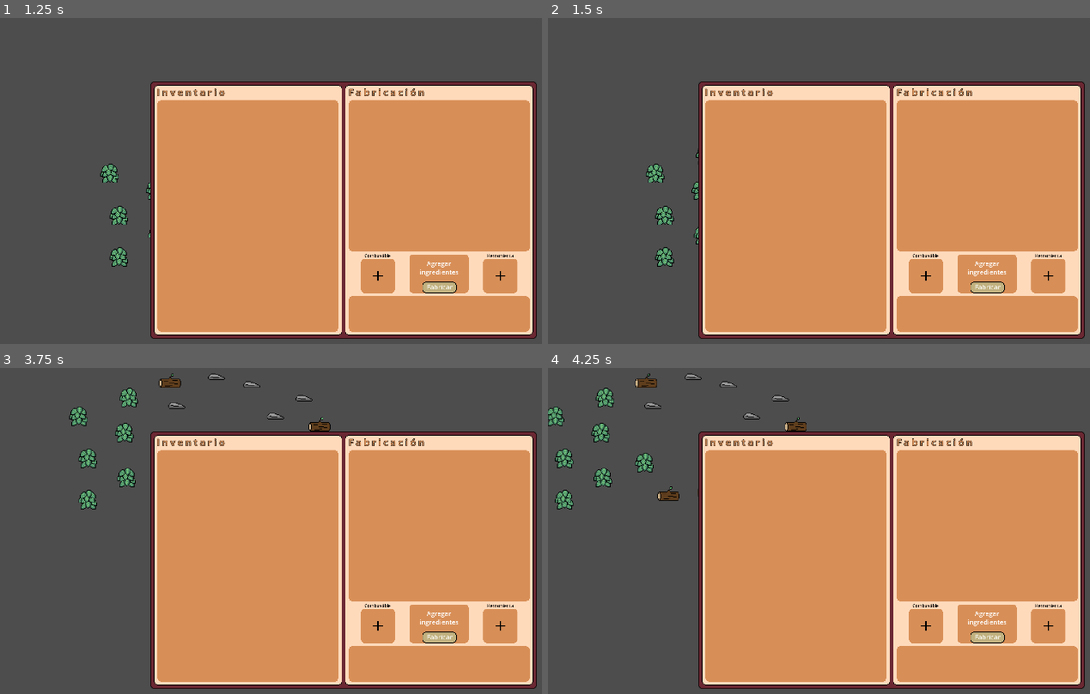
Above: before the commit, frames 1-4 (two rows, left to right).
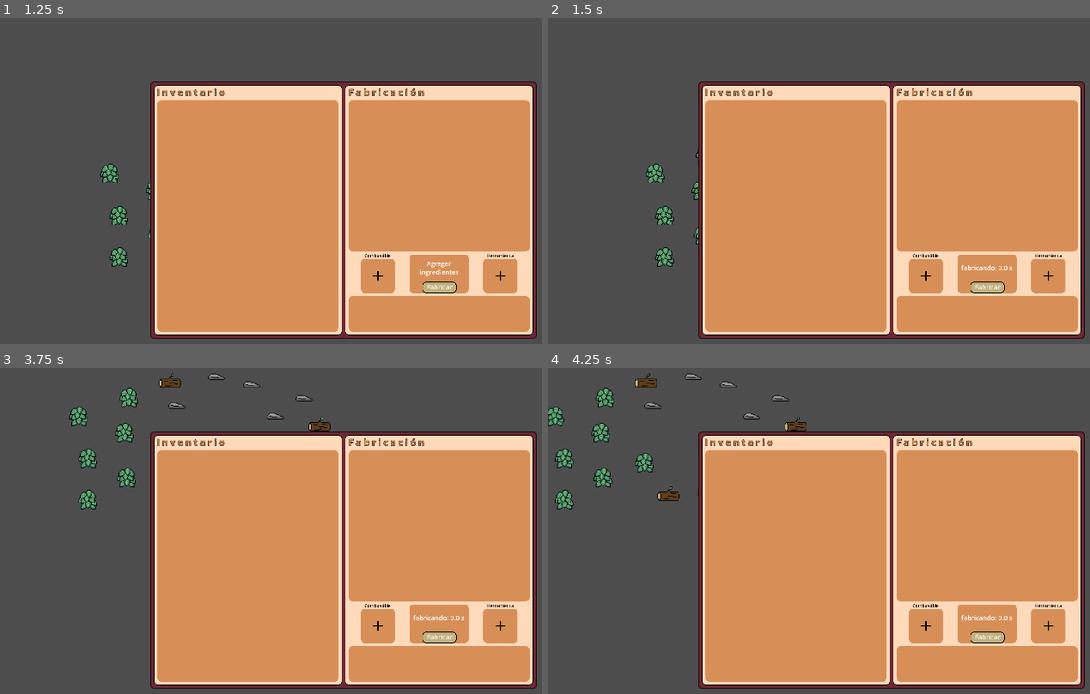
Above: after the commit, the same moments.

Repository: MarcosGomez66/isla_solitaria
Game: Godot game, scene res://scenes/testscene.tscn
Two runs of this game, one before a commit and one after it. Both use one fixed random seed, a clock stepped at 60 frames per second and the inputs below.
Inputs (mouse positions are in pixels of both pictures, inside the frame that each line leads up to):
- Up to frame 1 (1.25 s): tap Enter at 0.5 s; hold D (move_right) from 0.53 s (still down); hold R (craft) from 0.53 s (still down)
- Up to frame 2 (1.5 s): release D (move_right) at 1.25 s; release R (craft) at 1.25 s; click "Fabricar" at 1.25 s
- Up to frame 3 (3.75 s): click (379, 625) at 2.02 s; tap Space at 2.75 s; hold S (move_down) 2.78-3.53 s; tap R (craft) at 2.85 s; hold D (move_right) from 3.53 s (still down); hold R (craft) from 3.53 s (still down); tap F (interact) at 3.6 s
- Up to frame 4 (4.25 s): keep holding D (move_right); keep holding R (craft)

Frame 1 is identical in both runs. In frame 2, 0.2% of the frame differs, in the area x 76-86%, y 74-80%; in frame 3, 0.2%; in frame 4, 0.2%.
Error after the commit: Invalid access to property or key 'ingredients' on a base object of type 'Nil'. (res://scripts/ui-ux/craft_manager.gd:108)

Commit message:
agregar craft_manager.gd para manejar el codigo de crafteo

Diff:
--- a/project.godot
+++ b/project.godot
@@ -18,6 +18,7 @@
 [autoload]
 
 Inv_manager="*res://scripts/ui-ux/inventory_manager.gd"
+Cra_manager="*res://scripts/ui-ux/craft_manager.gd"
 
 [display]
 
--- /dev/null
+++ b/resources/recipes/improvised_axe_recipe.tres
@@ -0,0 +1,41 @@
+[gd_resource type="Resource" script_class="Recipe" load_steps=11 format=3 uid="uid://bxim0rao3kfwl"]
+
+[ext_resource type="Script" uid="uid://but1bxsgvqxnn" path="res://scripts/Stack.gd" id="1_vf400"]
+[ext_resource type="Script" uid="uid://bllt04i5isqqk" path="res://scripts/Recipe.gd" id="2_7fhwb"]
+[ext_resource type="Resource" uid="uid://cpd0xorqjg1xt" path="res://resources/items/resource/wood.tres" id="2_505bt"]
+[ext_resource type="Resource" uid="uid://cp8qs2w7yd1gm" path="res://resources/items/resource/stone.tres" id="3_84kv7"]
+[ext_resource type="Resource" uid="uid://b07pwbmdb3o1s" path="res://resources/items/primary/rope.tres" id="4_0iwm5"]
+[ext_resource type="Resource" uid="uid://cxoifbup5pr3w" path="res://resources/items/primary/improvised_axe.tres" id="5_v72jv"]
+
+[sub_resource type="Resource" id="Resource_0iwm5"]
+script = ExtResource("1_vf400")
+item_data = ExtResource("2_505bt")
+count = 1
+metadata/_custom_type_script = "uid://but1bxsgvqxnn"
+
+[sub_resource type="Resource" id="Resource_v72jv"]
+script = ExtResource("1_vf400")
+item_data = ExtResource("3_84kv7")
+count = 1
+metadata/_custom_type_script = "uid://but1bxsgvqxnn"
+
+[sub_resource type="Resource" id="Resource_rdhui"]
+script = ExtResource("1_vf400")
+item_data = ExtResource("4_0iwm5")
+count = 1
+metadata/_custom_type_script = "uid://but1bxsgvqxnn"
+
+[sub_resource type="Resource" id="Resource_kks5y"]
+script = ExtResource("1_vf400")
+item_data = ExtResource("5_v72jv")
+count = 1
+metadata/_custom_type_script = "uid://but1bxsgvqxnn"
+
+[resource]
+script = ExtResource("2_7fhwb")
+ingredients = Array[ExtResource("1_vf400")]([SubResource("Resource_0iwm5"), SubResource("Resource_v72jv"), SubResource("Resource_rdhui")])
+result = SubResource("Resource_kks5y")
+fuel_req = "none"
+tool_req = "none"
+craft_time = 5.0
+metadata/_custom_type_script = "uid://bllt04i5isqqk"
--- /dev/null
+++ b/resources/recipes/improvised_knife_recipe.tres
@@ -0,0 +1,34 @@
+[gd_resource type="Resource" script_class="Recipe" load_steps=9 format=3 uid="uid://dsg7d1jr7425w"]
+
+[ext_resource type="Script" uid="uid://but1bxsgvqxnn" path="res://scripts/Stack.gd" id="1_c17qd"]
+[ext_resource type="Resource" uid="uid://cp8qs2w7yd1gm" path="res://resources/items/resource/stone.tres" id="2_shimn"]
+[ext_resource type="Script" uid="uid://bllt04i5isqqk" path="res://scripts/Recipe.gd" id="2_yhyg3"]
+[ext_resource type="Resource" uid="uid://b07pwbmdb3o1s" path="res://resources/items/primary/rope.tres" id="3_5fo6g"]
+[ext_resource type="Resource" uid="uid://b5510mrul28w" path="res://resources/items/primary/improvised_knife.tres" id="4_1e83e"]
+
+[sub_resource type="Resource" id="Resource_nl0g1"]
+script = ExtResource("1_c17qd")
+item_data = ExtResource("2_shimn")
+count = 1
+metadata/_custom_type_script = "uid://but1bxsgvqxnn"
+
+[sub_resource type="Resource" id="Resource_rgl4i"]
+script = ExtResource("1_c17qd")
+item_data = ExtResource("3_5fo6g")
+count = 1
+metadata/_custom_type_script = "uid://but1bxsgvqxnn"
+
+[sub_resource type="Resource" id="Resource_du18p"]
+script = ExtResource("1_c17qd")
+item_data = ExtResource("4_1e83e")
+count = 1
+metadata/_custom_type_script = "uid://but1bxsgvqxnn"
+
+[resource]
+script = ExtResource("2_yhyg3")
+ingredients = Array[ExtResource("1_c17qd")]([SubResource("Resource_nl0g1"), SubResource("Resource_rgl4i")])
+result = SubResource("Resource_du18p")
+fuel_req = "none"
+tool_req = "none"
+craft_time = 5.0
+metadata/_custom_type_script = "uid://bllt04i5isqqk"
--- /dev/null
+++ b/resources/recipes/improvised_pic_recipe.tres
@@ -0,0 +1,41 @@
+[gd_resource type="Resource" script_class="Recipe" load_steps=11 format=3 uid="uid://dbx85ooyr2prx"]
+
+[ext_resource type="Script" uid="uid://but1bxsgvqxnn" path="res://scripts/Stack.gd" id="1_e8ab1"]
+[ext_resource type="Resource" uid="uid://cpd0xorqjg1xt" path="res://resources/items/resource/wood.tres" id="2_ykh02"]
+[ext_resource type="Resource" uid="uid://cp8qs2w7yd1gm" path="res://resources/items/resource/stone.tres" id="3_qxgle"]
+[ext_resource type="Resource" uid="uid://b07pwbmdb3o1s" path="res://resources/items/primary/rope.tres" id="4_5cdpf"]
+[ext_resource type="Resource" uid="uid://b3ncipi7ahati" path="res://resources/items/primary/improvised_pic.tres" id="5_i51h1"]
+[ext_resource type="Script" uid="uid://bllt04i5isqqk" path="res://scripts/Recipe.gd" id="6_yj6rt"]
+
+[sub_resource type="Resource" id="Resource_22m2q"]
+script = ExtResource("1_e8ab1")
+item_data = ExtResource("2_ykh02")
+count = 1
+metadata/_custom_type_script = "uid://but1bxsgvqxnn"
+
+[sub_resource type="Resource" id="Resource_s1ibx"]
+script = ExtResource("1_e8ab1")
+item_data = ExtResource("3_qxgle")
+count = 1
+metadata/_custom_type_script = "uid://but1bxsgvqxnn"
+
+[sub_resource type="Resource" id="Resource_33pe5"]
+script = ExtResource("1_e8ab1")
+item_data = ExtResource("4_5cdpf")
+count = 2
+metadata/_custom_type_script = "uid://but1bxsgvqxnn"
+
+[sub_resource type="Resource" id="Resource_v1ach"]
+script = ExtResource("1_e8ab1")
+item_data = ExtResource("5_i51h1")
+count = 1
+metadata/_custom_type_script = "uid://but1bxsgvqxnn"
+
+[resource]
+script = ExtResource("6_yj6rt")
+ingredients = Array[ExtResource("1_e8ab1")]([SubResource("Resource_22m2q"), SubResource("Resource_s1ibx"), SubResource("Resource_33pe5")])
+result = SubResource("Resource_v1ach")
+fuel_req = "none"
+tool_req = "none"
+craft_time = 5.0
+metadata/_custom_type_script = "uid://bllt04i5isqqk"
--- a/resources/recipes/rope_recipe.tres
+++ b/resources/recipes/rope_recipe.tres
@@ -1,8 +1,27 @@
-[gd_resource type="Resource" script_class="Recipe" load_steps=3 format=3 uid="uid://bhplg0bxlfgg0"]
+[gd_resource type="Resource" script_class="Recipe" load_steps=7 format=3 uid="uid://bhplg0bxlfgg0"]
 
 [ext_resource type="Script" uid="uid://but1bxsgvqxnn" path="res://scripts/Stack.gd" id="1_0x438"]
 [ext_resource type="Script" uid="uid://bllt04i5isqqk" path="res://scripts/Recipe.gd" id="2_11hlu"]
+[ext_resource type="Resource" uid="uid://dolejs63jiwjr" path="res://resources/items/resource/leaves.tres" id="2_w5lux"]
+[ext_resource type="Resource" uid="uid://b07pwbmdb3o1s" path="res://resources/items/primary/rope.tres" id="3_w5lux"]
+
+[sub_resource type="Resource" id="Resource_fauyy"]
+script = ExtResource("1_0x438")
+item_data = ExtResource("2_w5lux")
+count = 5
+metadata/_custom_type_script = "uid://but1bxsgvqxnn"
+
+[sub_resource type="Resource" id="Resource_nd4dv"]
+script = ExtResource("1_0x438")
+item_data = ExtResource("3_w5lux")
+count = 1
+metadata/_custom_type_script = "uid://but1bxsgvqxnn"
 
 [resource]
 script = ExtResource("2_11hlu")
+ingredients = Array[ExtResource("1_0x438")]([SubResource("Resource_fauyy")])
+result = SubResource("Resource_nd4dv")
+fuel_req = "none"
+tool_req = "none"
+craft_time = 3.0
 metadata/_custom_type_script = "uid://bllt04i5isqqk"
--- a/scripts/Recipe.gd
+++ b/scripts/Recipe.gd
@@ -1,9 +1,8 @@
 extends Resource
 class_name Recipe
 
-@export var ingredients: Array[InventoryItem]
-@export var result: ItemData
-@export var result_count: int
+@export var ingredients: Array[Stack]
+@export var result: Stack
 @export var fuel_req: String
 @export var tool_req: String
 @export var craft_time: float = 1.0
--- a/scripts/Stack.gd
+++ b/scripts/Stack.gd
@@ -4,6 +4,6 @@
 @export var item_data: ItemData
 @export var count: int
 
-func _init(data: ItemData, amount: int) -> void:
-	item_data = data
-	count = amount
+#func _init(data: ItemData, amount: int) -> void:
+	#item_data = data
+	#count = amount
--- /dev/null
+++ b/scripts/ui-ux/craft_manager.gd
@@ -0,0 +1,119 @@
+extends Panel
+
+signal update_button
+signal start_timer
+
+var _current_recipe = null
+#var output_item = null
+#var current_output_item = null
+var is_crafting := false
+var craft_time := 0.0
+var fuel = 'missing'
+var tool = 'missing'
+
+var hand_recipes: Array
+
+enum craftState {
+	NO_ING,
+	BAD_ING,
+	MISSING_FUEL,
+	MISSING_TOOL,
+	READY,
+	CRAFTING
+}
+
+func get_current_recipe():
+	return _current_recipe
+
+func _ready() -> void:
+	load_recipes()
+	Inv_manager.inventory_changed.connect(check_ingredients)
+
+func _process(delta: float) -> void:
+	if is_crafting:
+		update_button.emit()
+
+func load_recipes():
+	var dir = DirAccess.open("res://resources/recipes")
+
+	for file in dir.get_files():
+		if file.ends_with('.tres'):
+			#print(file)
+			var recipe = load("res://resources/recipes/" + file)
+			print(recipe.result.count)
+			hand_recipes.append(recipe)
+
+func check_ingredients():
+	_current_recipe = null
+	fuel = 'missing'
+	tool = 'missing'
+	for recipe in hand_recipes:
+		var found = compare_ing(Inv_manager.get_ingredients(), recipe.ingredients)
+		if found:
+			_current_recipe = recipe.duplicate(true)
+	# manejo de combustible y herramienta
+	if _current_recipe:
+		fuel = fuel_controller()
+		tool = tool_controller()
+	update_button.emit()
+
+func compare_ing(entry: Array[Stack], recipe: Array[Stack]) -> bool:
+	if entry.size() != recipe.size():
+		return false
+
+	for r in recipe:
+		var found = false
+		for e in entry:
+			if e.item_data.name == r.item_data.name and e.count >= r.count:
+				found = true
+				break
+		if not found:
+			return false
+	return true
+
+func fuel_controller():
+	# por el momento solo retornar done
+	if _current_recipe.fuel_req == 'none':
+		return 'done'
+	return 'missing'
+
+func tool_controller():
+	if _current_recipe.tool_req == 'none':
+		return 'done'
+	return 'missing'
+
+func get_craft_status():
+	if is_crafting:
+		return craftState.CRAFTING
+	if Inv_manager.get_ingredients().is_empty():
+		return craftState.NO_ING
+	if not _current_recipe:
+		return craftState.BAD_ING
+	if fuel_controller() == 'missing':
+		return craftState.MISSING_FUEL
+	if tool_controller() == 'missing':
+		return craftState.MISSING_TOOL
+	return craftState.READY
+
+func on_done_buton_pressed():
+	if is_crafting:
+		return
+	is_crafting = true
+	consume_ingredients()
+	craft_time = _current_recipe.craft_time
+	start_timer.emit()
+
+
+func consume_ingredients():
+	for ing in _current_recipe.ingredients:
+		for ing2 in Inv_manager.get_ingredients():
+			if ing.item_data.name == ing2.item_data.name:
+				ing2.count -= ing.count
+				if ing2.count <= 0:
+					Inv_manager.get_ingredients().erase(ing2)
+
+func on_craftTimer_out():
+	is_crafting = false
+	Inv_manager.add_item_to_inventory(_current_recipe.result.item_data, _current_recipe.result.count)
+	_current_recipe = null
+	check_ingredients()
--- a/scripts/ui-ux/inventory_craft.gd
+++ b/scripts/ui-ux/inventory_craft.gd
@@ -235,10 +235,10 @@
 		},
 	]
 
-func conectar_boton(): #hubicar mejor despues xd
+func conectar_boton(): #ubicar mejor despues xd
 	craft_button.pressed.connect(_on_craft_button_pressed)
 
-func check_recipe():
+func check_recipe(): #1
 	current_recipe = null
 	output_item = null
 	fuel = 'missing'
@@ -260,7 +260,7 @@
 		for i in out_item_container.get_children():
 			i.queue_free()
 
-func compare_ing(entry: Array, recipe: Array):
+func compare_ing(entry: Array, recipe: Array): #2
 	if entry.size() != recipe.size():
 		return false
 	for r in recipe:
@@ -273,13 +273,13 @@
 			return false
 	return true
 
-func fuel_contoller():
+func fuel_contoller(): #3
 	#por el momento solo retornar el estado
 	if output_item['meta']['fuel_req'] == 'none':
 		return 'done'
 	return 'missing'
 
-func tool_contoller():
+func tool_contoller(): #4
 	if output_item['meta']['tool_req'] == 'none':
 		return 'done'
 	return 'missing'
@@ -307,7 +307,7 @@
 			if remaining == 0.0:
 				_on_craftTimer_timeout()
 
-func update_out_item():
+func update_out_item(): #5
 	if output_item:
 		for i in out_item_container.get_children():
 			i.queue_free()
--- a/scripts/ui-ux/inventory_manager.gd
+++ b/scripts/ui-ux/inventory_manager.gd
@@ -30,7 +30,10 @@
 		if _inventory.size() >= max_items:
 			break
 		var new_amount = min(max_stack, amount)
-		_inventory.append(Stack.new(data, new_amount))
+		var stack = Stack.new()
+		stack.item_data = data
+		stack.count = new_amount
+		_inventory.append(stack)
 		amount -= new_amount
 	inventory_changed.emit()
 
@@ -50,7 +53,11 @@
 			inventory_changed.emit()
 			return
 
-	to.append(Stack.new(data.item_data, 1))
+	var stack = Stack.new()
+	stack.item_data = data.item_data
+	stack.count = 1
+
+	to.append(stack)
 	data.count -= 1
 	if data.count <= 0:
 		from.erase(data)
--- a/scripts/ui-ux/inventory_ui.gd
+++ b/scripts/ui-ux/inventory_ui.gd
@@ -2,12 +2,20 @@
 
 @onready var inv_container = $Panel/InvScroll/InvContainer
 @onready var ing_container = $Panel/IngScroll/IngContainer
+
+@onready var done_button = $Panel/DoneButton
+@onready var done_button_info = $Panel/ButtonText
+@onready var out_item_container = $Panel/OutItem
+@onready var craft_timer = $Panel/CraftTimer
 
 @export var item_card_scene: PackedScene
 
 func _ready() -> void:
 	visible = false
 	Inv_manager.inventory_changed.connect(redraw)
+	Cra_manager.update_button.connect(done_button_status)
+	Cra_manager.start_timer.connect(start_timer)
+	done_button.pressed.connect(Cra_manager.on_done_buton_pressed)
 
 func draw_inventory():
 	# se elimina los objetos para no duplicar
@@ -30,6 +38,41 @@
 		card.set_item(i)
 		card.move_pressed.connect(Inv_manager.move_to_inventory)
 
+func draw_output_item():
+	for i in out_item_container.get_children():
+		i.queue_free()
+	if Cra_manager.get_current_recipe():
+		var card = item_card_scene.instantiate()
+		out_item_container.add_child(card)
+		card.set_item(Cra_manager.get_current_recipe().result)
+
+func done_button_status():
+	match Cra_manager.get_craft_status():
+		Cra_manager.craftState.NO_ING:
+			done_button.disabled = true
+			done_button_info.text = '↑↑↑ \n Añadir ingredientes'
+		Cra_manager.craftState.BAD_ING:
+			done_button.disabled = true
+			done_button_info.text = '↑↑↑ \n Ingredientes incorrectos'
+		Cra_manager.craftState.MISSING_FUEL:
+			done_button.disabled = true
+			done_button_info.text = '←←← \n Añadir combustible'
+		Cra_manager.craftState.MISSING_TOOL:
+			done_button.disabled = true
+			done_button_info.text = '→→→ \n Añadir herramienta'
+		Cra_manager.craftState.READY:
+			done_button.disabled = false
+			done_button_info.text = '↓↓↓ \n Todo listo'
+		Cra_manager.craftState.CRAFTING:
+			var remaining = craft_timer.time_left
+			done_button_info.text = 'fabricando: %.1f s' % remaining
+			if remaining <= 0.0:
+				Cra_manager.on_craftTimer_out()
+
+func start_timer():
+	craft_timer.start(Cra_manager.craft_time)
+
 func redraw():
 	draw_inventory()
 	draw_ingredients()
+	draw_output_item()
Not shown, added: scripts/ui-ux/craft_manager.gd.uid
